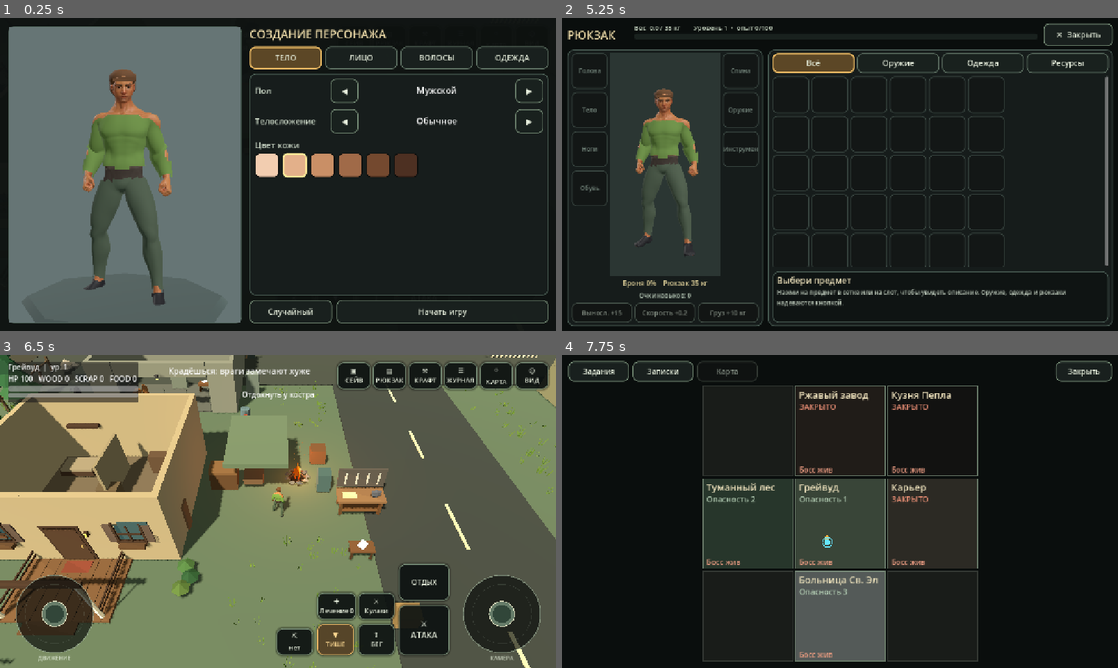
Above: before the commit, frames 1-4 (two rows, left to right).
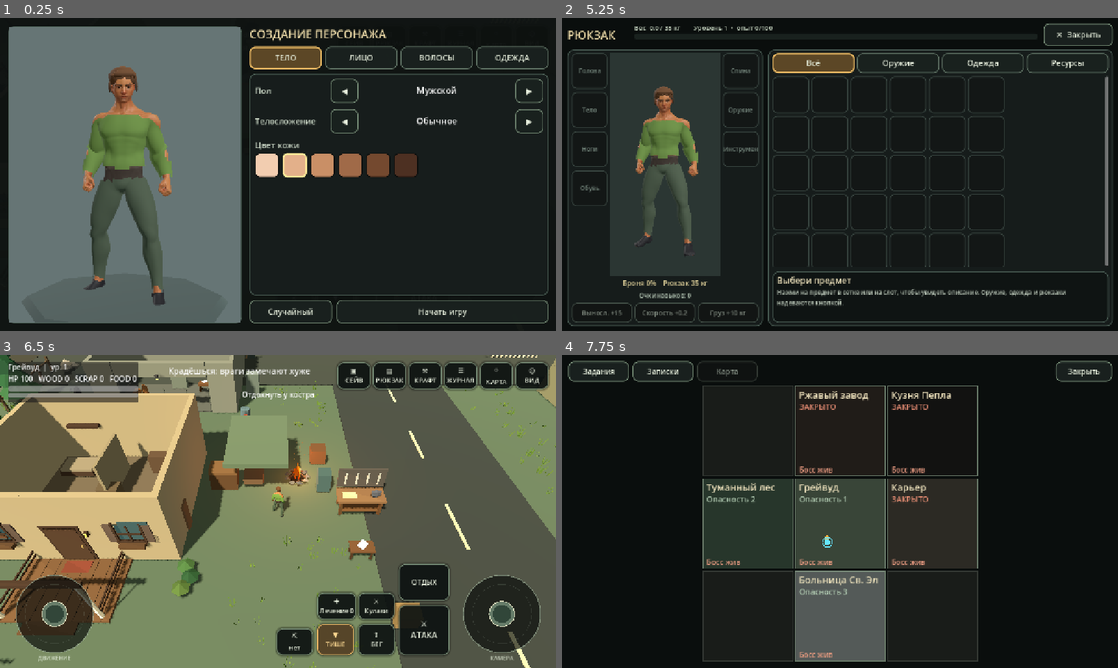
Above: after the commit, the same moments.

Repository: anriell666-byte/AshenForge
Game: Godot game, scene res://scenes/Main.tscn
Two runs of this game, one before a commit and one after it. Both use one fixed random seed, a clock stepped at 60 frames per second and the inputs below.
Inputs:
- Up to frame 1 (0.25 s): no input
- Up to frame 2 (5.25 s): click "ВОЛОСЫ" at 0.5 s; click "Начать игру" at 1.25 s; click "⚔ АТАКА" at 2 s; click "ОТДЫХ" at 2.75 s; click "⇧ БЕГ" at 3.5 s; click "▼ ТИШЕ" at 4.25 s; click "▤ РЮКЗАК" at 5 s
- Up to frame 3 (6.5 s): click "✕ Закрыть" at 5.75 s
- Up to frame 4 (7.75 s): click "▣ СЕЙВ" at 6.5 s; click "⌖ КАРТА" at 7.25 s

The runs differ from the first frame. In frame 1, 0.1% of the frame differs, in the area x 19-25%, y 15-25%; in frame 2, less than 0.1%; in frame 3, less than 0.1%; in frame 4, nothing differs.

Commit message:
New hairstyles that hug the head, scarier zombies: torn clothes, blood splatter, glowing eyes, face wounds, hunched gait; sword attack clip for melee weapons
Co-Authored-By: Claude Sonnet 5.5 <noreply@anthropic.com>
Claude-Session: https://claude.ai/code/session_01SrKiWfZCaf7S17q4VNC5XT

Diff:
--- a/scripts/gear_models.gd
+++ b/scripts/gear_models.gd
@@ -143,3 +143,75 @@
     b.smooth = true
     b.blob(Vector3(0, 0, 0), Vector3(0.1, 0.06, 0.1), color, 3, 8)
     return b.to_node("Pad")
+
+## Hair for the hero in the skull frame (smooth, hugs the head). style: 1 short, 2 parting,
+## 3 undercut, 4 long, 5 ponytail, 6 mohawk.
+static func hair(style: int, color: Color) -> Node3D:
+    if style <= 0:
+        return null
+    var b = _new()
+    b.smooth = true
+    b.jitter = 0.04
+    var dark := color.darkened(0.18)
+    var light := color.lightened(0.1)
+    if style == 3 or style == 6:
+        # shaved sides read as stubble
+        b.blob(Vector3(0, 0.07, 0.015), Vector3(0.116, 0.09, 0.126), color.lerp(Color(0.18, 0.15, 0.13), 0.55), 3, 9)
+    else:
+        b.blob(Vector3(0, 0.08, 0.012), Vector3(0.12, 0.094, 0.13), color, 3, 9)
+        b.blob(Vector3(0, -0.005, 0.06), Vector3(0.102, 0.088, 0.075), dark, 3, 9)
+    match style:
+        1:
+            b.blob(Vector3(0, 0.108, -0.075), Vector3(0.1, 0.03, 0.045), color, 3, 8)
+            for k in range(-3, 4):
+                b.spike_dir(Vector3(float(k) * 0.028, 0.115, -0.085), Vector3(float(k) * 0.03, 0.082 - absf(float(k)) * 0.004, -0.112 + absf(float(k)) * 0.01), 0.018, color, 4)
+            for sx in [-1.0, 1.0]:
+                b.blob(Vector3(sx * 0.108, 0.01, -0.025), Vector3(0.012, 0.045, 0.034), dark, 2, 6)
+        2:
+            b.blob(Vector3(0.0, 0.118, -0.02), Vector3(0.1, 0.04, 0.1), light, 3, 8)
+            for k in range(5):
+                var x0 := -0.03 + float(k) * 0.02
+                b.spike_dir(Vector3(x0 - 0.05, 0.135, -0.03), Vector3(x0 + 0.075, 0.075 - float(k) * 0.004, -0.098 - float(k) * 0.003), 0.024, color if k % 2 == 0 else light, 5)
+            for sx in [-1.0, 1.0]:
+                b.blob(Vector3(sx * 0.108, 0.0, -0.02), Vector3(0.012, 0.05, 0.034), dark, 2, 6)
+        3:
+            b.blob(Vector3(0, 0.115, -0.015), Vector3(0.08, 0.06, 0.105), color, 3, 8)
+            b.blob(Vector3(0, 0.14, 0.0), Vector3(0.052, 0.04, 0.095), light, 2, 8)
+            b.blob(Vector3(0, 0.112, -0.08), Vector3(0.07, 0.03, 0.04), color, 2, 7)
+        4:
+            b.blob(Vector3(0, -0.1, 0.082), Vector3(0.115, 0.15, 0.065), dark, 3, 9)
+            b.blob(Vector3(0, -0.23, 0.085), Vector3(0.1, 0.11, 0.055), color.darkened(0.1), 3, 8)
+            b.blob(Vector3(0, 0.108, -0.07), Vector3(0.105, 0.032, 0.05), color, 3, 8)
+            for sx in [-1.0, 1.0]:
+                b.blob(Vector3(sx * 0.108, -0.07, 0.0), Vector3(0.026, 0.115, 0.06), color, 2, 8)
+                b.spike_dir(Vector3(sx * 0.02, 0.118, -0.075), Vector3(sx * 0.1, 0.0, -0.085), 0.02, color, 4)
+        5:
+            b.blob(Vector3(0, 0.108, -0.072), Vector3(0.1, 0.03, 0.045), color, 3, 8)
+            b.limb_between(Vector3(0, 0.08, 0.1), Vector3(0, -0.02, 0.19), 0.045, 0.04, color, 7)
+            b.limb_between(Vector3(0, -0.02, 0.19), Vector3(0, -0.2, 0.2), 0.04, 0.018, dark, 7)
+            b.blob(Vector3(0, 0.07, 0.115), Vector3(0.03, 0.03, 0.03), Color(0.7, 0.2, 0.2), 2, 6)
+        6:
+            for k in range(9):
+                var z := -0.1 + float(k) * 0.025
+                var h := 0.12 - absf(float(k) - 4.0) * 0.01
+                b.spike_dir(Vector3(0, 0.14, z), Vector3(0, 0.14 + h, z + 0.012), 0.032, color if k % 2 == 0 else light, 5)
+    return b.to_node("Hair")
+
+## Wounds, blood and a missing patch of hair on a zombie head (skull frame).
+static func zombie_head(seed_value: int, blood: Color) -> Node3D:
+    var b = _new()
+    b.smooth = true
+    var side := 1.0 if seed_value % 2 == 0 else -1.0
+    # blood around the mouth and chin
+    b.blob(Vector3(0, -0.07, -0.085), Vector3(0.05, 0.032, 0.02), blood, 2, 7)
+    b.blob(Vector3(0.012, -0.11, -0.075), Vector3(0.012, 0.04, 0.012), blood, 2, 5)
+    b.blob(Vector3(-0.025, -0.1, -0.07), Vector3(0.009, 0.03, 0.01), blood, 2, 5)
+    # cheek wound with a bone showing
+    b.blob(Vector3(side * 0.068, -0.012, -0.09), Vector3(0.034, 0.028, 0.012), blood.darkened(0.25), 2, 7)
+    b.spike_dir(Vector3(side * 0.07, -0.02, -0.1), Vector3(side * 0.062, 0.0, -0.118), 0.008, Color(0.85, 0.82, 0.7), 4)
+    # sunken dark eye sockets
+    for sx in [-1.0, 1.0]:
+        b.blob(Vector3(sx * 0.044, 0.016, -0.094), Vector3(0.027, 0.02, 0.012), Color(0.1, 0.07, 0.07), 2, 6)
+    # scalp wound
+    b.blob(Vector3(-side * 0.05, 0.1, -0.03), Vector3(0.04, 0.02, 0.05), blood.darkened(0.15), 2, 6)
+    return b.to_node("ZombieHead")
--- a/scripts/model_lib.gd
+++ b/scripts/model_lib.gd
@@ -163,12 +163,16 @@
         _attach_head_parts(sk, o, female, skin, head_covered)
         _attach_gear(sk, gear, extra)
     _apply_face(node, o)
+    var clips := HERO_CLIPS.duplicate()
+    var held_data: Dictionary = ID.item(String(gear.get("weapon", "")))
+    if not held_data.is_empty() and String(held_data.get("kind", "")) == "melee":
+        clips["attack"] = "Sword_Attack"
     var holder := _wrap(node, height, 1.78 if not female else 1.7)
     var bw: float = [0.92, 1.0, 1.1][int(o["build"])]
     holder.scale = Vector3(bw, 1.0, bw)
     holder.name = "Human"
     ap.play("Idle")
-    return {"model": holder, "limbs": [], "rest": [], "anim": ap, "clips": HERO_CLIPS, "height": 1.8, "radius": 0.4, "swing": 1.0, "skeletal": true}
+    return {"model": holder, "limbs": [], "rest": [], "anim": ap, "clips": clips, "height": 1.8, "radius": 0.4, "swing": 1.0, "skeletal": true}
 
 ## Face shape = head bone scale; eye and eyebrow colours = material tints.
 static func _apply_face(node: Node3D, o: Dictionary) -> void:
@@ -189,22 +193,20 @@
     var head = LPc.new()
     head.smooth = true
     var hair: Color = HB.HAIR[int(o["hair_color"])]
+    var hair_node: Node3D = null
     if not hide_hair:
-        HB._add_hair(head, int(o["hair_style"]), hair, 0.0)
+        hair_node = GM.hair(int(o["hair_style"]), hair)
     if not female:
         HB._add_beard(head, int(o["beard"]), hair, skin, 0.0)
     if bool(o["glasses"]):
         HB._add_glasses(head, 0.0)
+    if hair_node != null:
+        _bone_attach(sk, "Head", hair_node, HEAD_FIX, "HairMesh")
     if head.is_empty():
         return
-    var att := BoneAttachment3D.new()
-    att.name = "HeadParts"
-    att.bone_name = "Head"
-    sk.add_child(att)
     var mesh: Node3D = head.to_node("HeadMesh")
     # our heads face -Z with the origin in the middle of the skull; the bone's axes are tuned in HEAD_FIX
-    mesh.transform = HEAD_FIX
-    att.add_child(mesh)
+    _bone_attach(sk, "Head", mesh, HEAD_FIX, "HeadParts")
 
 static func _bone_attach(sk: Skeleton3D, bone: String, node: Node3D, xf: Transform3D, label: String) -> void:
     if sk.find_bone(bone) < 0:
@@ -270,7 +272,7 @@
         var scene := load(HERO_FEMALE if female else HERO_MALE) as PackedScene
         node = scene.instantiate()
         var skin: Color = p.get("skin", Color(0.6, 0.67, 0.56))
-        _tint(node, skin.darkened(0.1), 0.85)
+        _tint(node, Color(0.62, 0.74, 0.6).lerp(skin, 0.3).darkened(0.08), 0.92)
         height = _rest_height(node)
         ap = AnimationPlayer.new()
         ap.name = "AnimationPlayer"
@@ -278,6 +280,7 @@
         node.add_child(ap)
         ap.root_node = ap.get_path_to(node)
         _add_zombie_clothes(node, p)
+        _zombie_details(node, id, p)
         clips = HERO_CLIPS
         target = 1.74
     else:
@@ -294,6 +297,8 @@
         var tint_col: Color = p.get("accent", p.get("skin", Color.WHITE))
         _tint(node, tint_col.lightened(0.25), 0.28)
     var holder := _wrap(node, height, target)
+    if key == "hero":
+        node.rotation.x = 0.2    # hunched, leaning towards the victim
     holder.name = "Monster_" + key
     holder.scale = Vector3(s, s, s)
     if ap != null and ap.has_animation(clips["idle"]):
@@ -301,16 +306,45 @@
     var rad: float = {"demon": 0.55, "blue": 0.4, "orc": 0.8, "creep": 0.6, "hero": 0.4}[key]
     return {"model": holder, "limbs": [], "rest": [], "anim": ap, "clips": clips, "height": target * s, "radius": rad * s, "swing": 1.0, "skeletal": true}
 
+## Glowing eyes, wounds on the face and ratty hair for the infected.
+static func _zombie_details(node: Node3D, id: String, p: Dictionary) -> void:
+    var sk := _skeleton_of(node)
+    var boss: bool = bool(p.get("boss", false)) or bool(p.get("mini", false))
+    var eye_col := Color(1.0, 0.2, 0.12) if boss else Color(1.0, 0.82, 0.25)
+    var eyes := node.find_child("Eyes", true, false) as MeshInstance3D
+    if eyes != null and eyes.mesh != null:
+        for i in range(eyes.mesh.get_surface_count()):
+            var mat := StandardMaterial3D.new()
+            mat.albedo_color = eye_col.darkened(0.2)
+            mat.emission_enabled = true
+            mat.emission = eye_col
+            mat.emission_energy_multiplier = 1.6
+            eyes.set_surface_override_material(i, mat)
+    if sk == null:
+        return
+    var h := id.hash()
+    var blood := Color(0.36, 0.04, 0.04)
+    _bone_attach(sk, "Head", GM.zombie_head(h, blood), HEAD_FIX, "ZombieHead")
+    if h % 3 != 0:
+        var hair_col := Color(0.2, 0.17, 0.14).lerp(Color(0.5, 0.5, 0.48), float(h % 5) / 8.0)
+        var hair_node := GM.hair(1 + (h % 2) * 3, hair_col)
+        if hair_node != null:
+            _bone_attach(sk, "Head", hair_node, HEAD_FIX, "RattyHair")
+
 static func _add_zombie_clothes(node: Node3D, p: Dictionary) -> void:
-    add_clothes(node, 1, p.get("shirt", Color(0.5, 0.5, 0.45)), 0, p.get("pants", Color(0.3, 0.3, 0.27)), Color(0.14, 0.12, 0.1))
+    add_clothes(node, 1, Color(p.get("shirt", Color(0.5, 0.5, 0.45))).darkened(0.35), 0, Color(p.get("pants", Color(0.3, 0.3, 0.27))).darkened(0.25), Color(0.14, 0.12, 0.1), {"torn": true})
     var body: MeshInstance3D = null
     for mi in node.find_children("*", "MeshInstance3D", true, false):
         if String(mi.name).to_lower().begins_with("superhero"):
             body = mi
     if body != null:
         var blood := Color(0.34, 0.04, 0.04)
-        for spec in [[["spine_02", "spine_03"], 1.12, 1.3], [["lowerarm_l"], 0.0, 9.0], [["thigh_r"], 0.5, 0.8]]:
-            var l := _layer(body, "Blood", spec[0], spec[1], spec[2], 0.021, blood, 0.6)
+        var specs := [
+            [["spine_01", "spine_02", "spine_03", "clavicle_l", "clavicle_r"], 0.95, 1.5, 0.45],
+            [["upperarm_l", "upperarm_r", "lowerarm_l", "lowerarm_r"], 0.0, 9.0, 0.7],
+            [["thigh_l", "thigh_r", "calf_l", "calf_r"], 0.0, 1.0, 0.75]]
+        for spec in specs:
+            var l := _layer(body, "Blood", spec[0], spec[1], spec[2], 0.024, blood, 0.5, 0.0, spec[3])
             if l != null:
                 body.get_parent().add_child(l)
 
@@ -322,7 +356,7 @@
 
 ## Builds a clothing layer as a copy of a part of the body mesh, pushed out along the normals.
 ## `bones`: dominant-bone whitelist, `ymin/ymax`: rest-pose height window, `grow`: thickness.
-static func _layer(mi: MeshInstance3D, label: String, bones: Array, ymin: float, ymax: float, grow: float, color: Color, rough: float = 0.92) -> MeshInstance3D:
+static func _layer(mi: MeshInstance3D, label: String, bones: Array, ymin: float, ymax: float, grow: float, color: Color, rough: float = 0.92, rag: float = 0.0, splat: float = 99.0) -> MeshInstance3D:
     var mesh := mi.mesh as ArrayMesh
     if mesh == null or mi.skin == null:
         return null
@@ -360,6 +394,16 @@
         var b: int = index[t + 1] if index.size() > 0 else t + 1
         var c: int = index[t + 2] if index.size() > 0 else t + 2
         if ok[a] == 1 and ok[b] == 1 and ok[c] == 1:
+            if splat < 90.0:
+                var sc: Vector3 = (verts[a] + verts[b] + verts[c]) / 3.0
+                var f := sin(sc.x * 11.0 + 1.3) * sin(sc.y * 8.0 + 0.7) + sin(sc.z * 10.0 + 2.1) * sin(sc.y * 6.0 + sc.x * 3.0)
+                if f <= splat:
+                    continue
+            if rag > 0.0:
+                var cen: Vector3 = (verts[a] + verts[b] + verts[c]) / 3.0
+                var noise := fposmod(sin(cen.x * 91.7 + cen.z * 47.3 + cen.y * 131.1) * 43758.5453, 1.0)
+                if cen.y < ymin + rag * noise:
+                    continue
             tris.append(a); tris.append(b); tris.append(c)
     if tris.size() == 0:
         return null
@@ -402,10 +446,11 @@
     if top_style != 0:
         sleeve.append_array(SLEEVE_BONES)
     var jacket: bool = top_style == 2
-    layers.append(_layer(body, "Shirt", sleeve, 0.93, 1.5, 0.02 if jacket else 0.015, top_col.darkened(0.08) if jacket else top_col))
+    var torn: bool = bool(extra.get("torn", false))
+    layers.append(_layer(body, "Shirt", sleeve, 0.93, 1.5, 0.02 if jacket else 0.015, top_col.darkened(0.08) if jacket else top_col, 0.92, 0.2 if torn else 0.0))
     # pants or shorts
     var pmin := 0.0 if bottom_style == 0 else 0.5
-    layers.append(_layer(body, "Pants", PANT_BONES, pmin, 1.0, 0.013, pants_col))
+    layers.append(_layer(body, "Pants", PANT_BONES, pmin, 1.0, 0.013, pants_col, 0.92, 0.45 if torn else 0.0))
     layers.append(_layer(body, "Shoes", SHOE_BONES, 0.0, 0.27 if bool(extra.get("boots", false)) else 0.1, 0.013 if bool(extra.get("boots", false)) else 0.01, shoe_col, 0.7))
     if extra.has("vest"):
         var v: Dictionary = extra["vest"]
